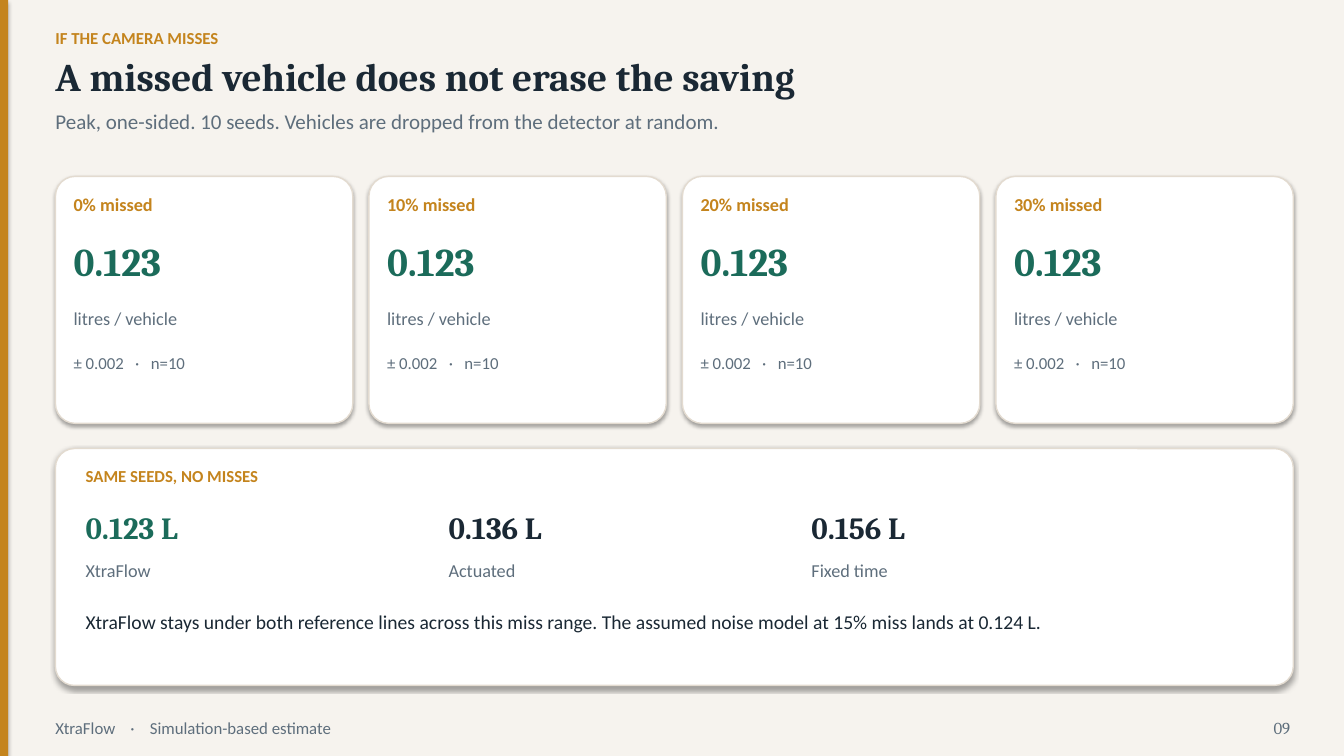
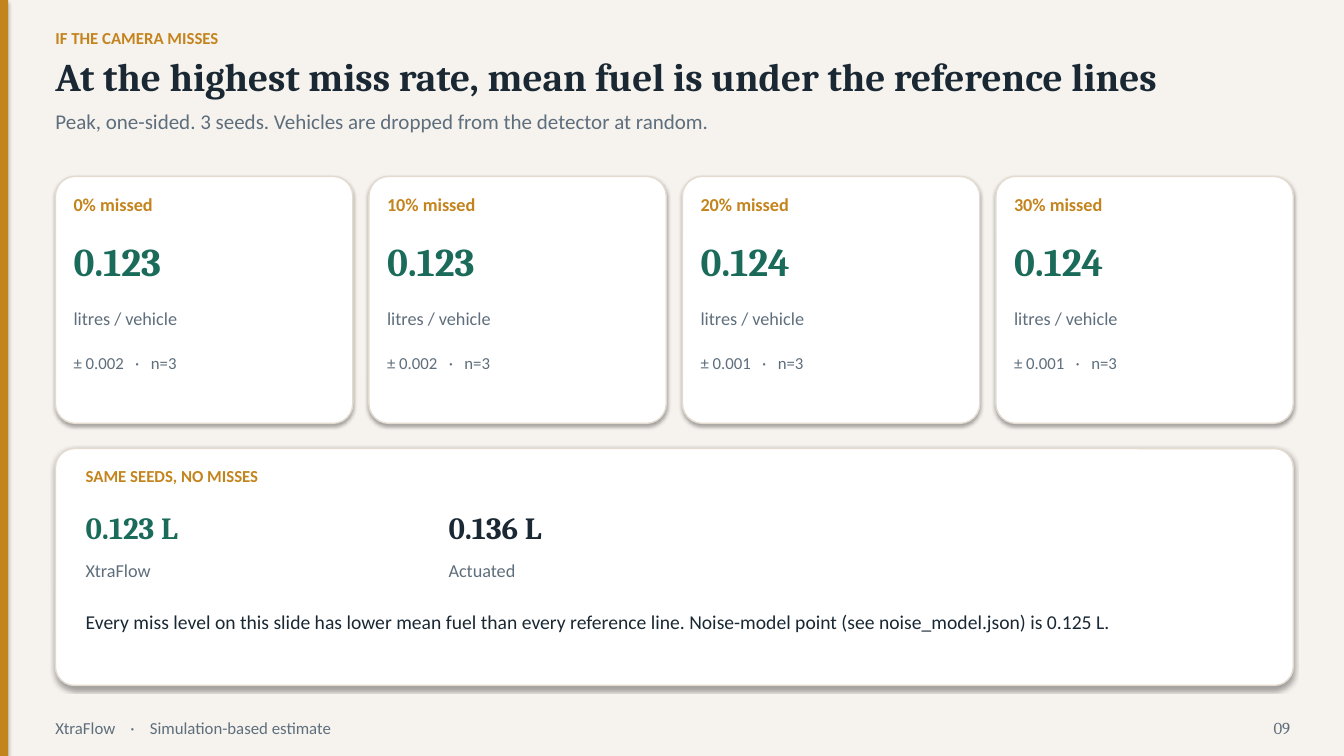
Before and after one commit to couder-04/XtraFlow, a slide deck: slide 9 of results/deck.pptx. Drawn at 1344x756 pixels with LibreOffice and Linux fonts; fonts in the diff are those of the drawing. Boxes give left, top, right and bottom in pixels: in the first picture for what was removed or moved away, otherwise in the second. Text is boxed around its words. In the diff, an @@ line names an element or a change of style, - is before the commit and + after.

Commit message:
Finish the time-cut XtraFlow study and publish results.
Keep the 200k PPO zip on disk but leave rl_ppo out of the TEST comparison so the remaining controllers, report, and deck can finish within a short wall-clock budget.

```diff
--- a/results/deck.pptx
+++ b/results/deck.pptx
@@ text at bbox=[55, 63, 1156, 100]: text changed @@
-A missed vehicle does not erase the saving
+At the highest miss rate, mean fuel is under the reference lines
@@ text at bbox=[55, 114, 708, 133]: text changed @@
-Peak, one-sided. 10 seeds. Vehicles are dropped from the detector at random.
+Peak, one-sided. 3 seeds. Vehicles are dropped from the detector at random.
@@ text at bbox=[701, 249, 790, 277]: text changed @@
-0.123
+0.124
@@ text at bbox=[1014, 249, 1103, 277]: text changed @@
-0.123
+0.124
@@ text at bbox=[86, 358, 177, 369]: text changed @@
-± 0.002 · n=10
+± 0.002 · n=3
@@ text at bbox=[399, 358, 490, 369]: text changed @@
-± 0.002 · n=10
+± 0.002 · n=3
@@ text at bbox=[713, 358, 804, 369]: text changed @@
-± 0.002 · n=10
+± 0.001 · n=3
@@ text at bbox=[1026, 358, 1117, 369]: text changed @@
-± 0.002 · n=10
+± 0.001 · n=3
@@ text removed at bbox=[811, 518, 905, 540] @@
-0.156 L
@@ text removed at bbox=[811, 564, 888, 577] @@
-Fixed time
@@ text at bbox=[86, 615, 1109, 633]: text changed @@
-XtraFlow stays under both reference lines across this miss range. The assumed noise model at 15% miss lands at 0.124 L.
+Every miss level on this slide has lower mean fuel than every reference line. Noise-model point (see noise_model.json) is 0.125 L.
```
Also in this commit, not shown: 10 other slides changed, 55 other files.
